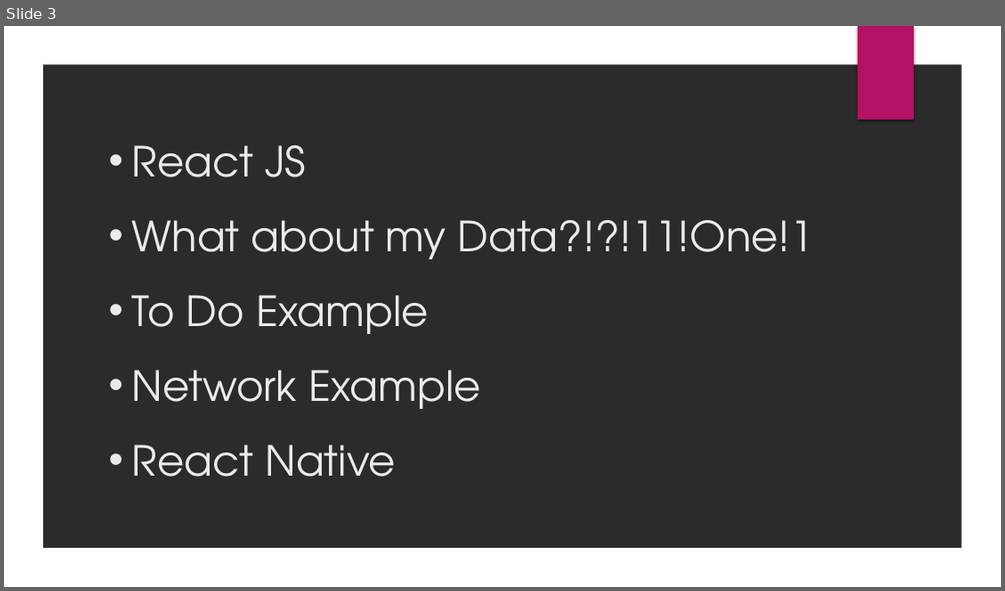
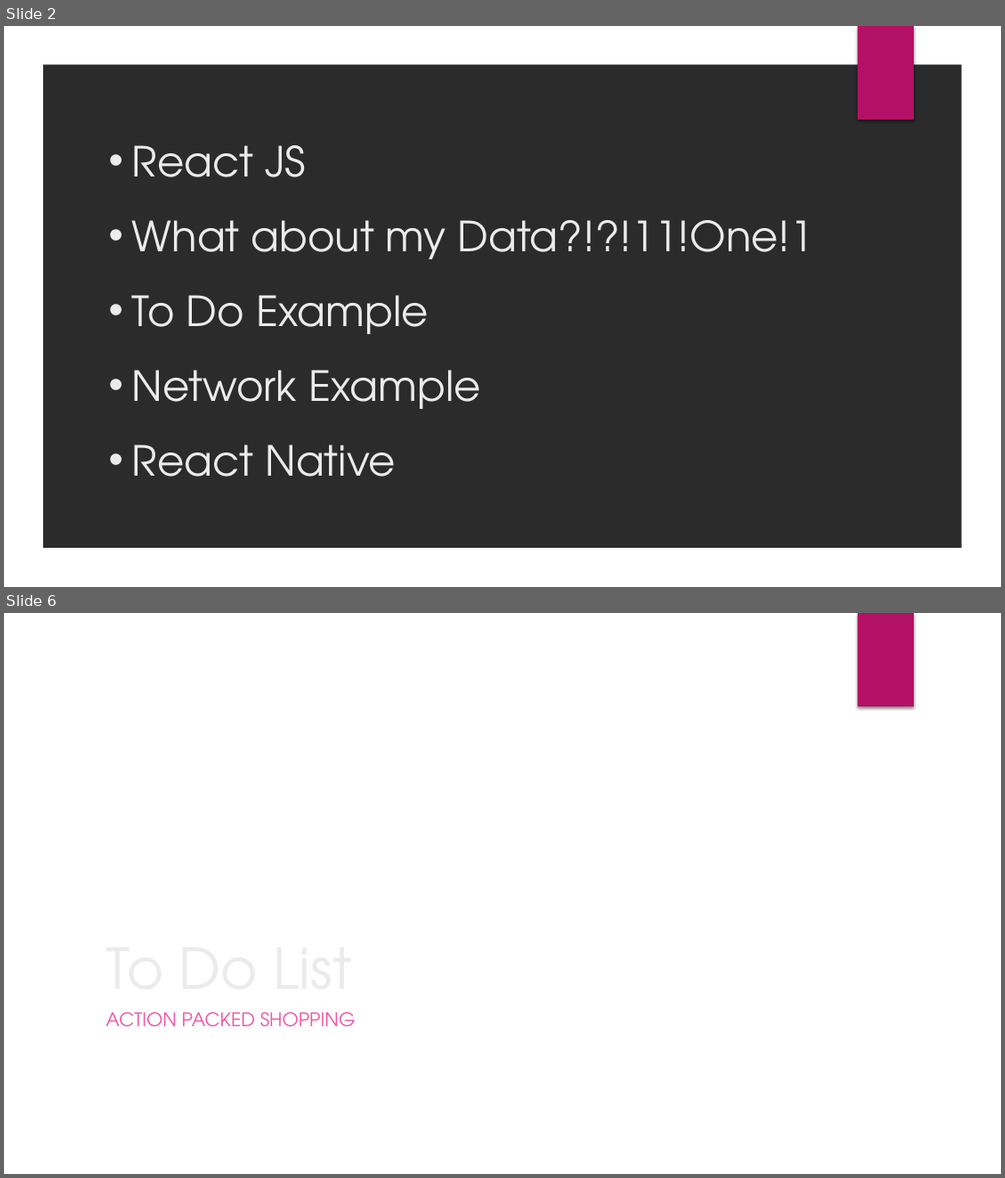
Before and after one commit to adelamodwala/reactDemo, a slide deck: presentation.pptx. Shown one above the other, each under a label of ours: slide 3 before the commit, slides 2 and 6 after it; the slides between them are not shown. The pictures are 1005x591 and 1005x1178 pixels, drawn with LibreOffice and Linux fonts; fonts in the diff are those of the drawing; background and template pictures are left out; a plain dark background stands for a picture behind light text. Boxes give left, top, right and bottom in pixels: in the first picture for what was removed or moved away, otherwise in the second. Text is boxed around its words. In the diff, an @@ line names an element or a change of style, - is before the commit and + after.

Commit message:
Update presentation, fix title

```diff
--- a/presentation.pptx
+++ b/presentation.pptx
@@ slide 6 added at box(4, 613, 1001, 1174), background picture (left out); not listed: 1 template element that a slide beside it also shows @@
@@ title added at box(105, 1012, 351, 1014), 54 pt, text #EBEBEB @@
+To Do List
@@ subtitle added at box(105, 1012, 356, 1027), 18 pt, text #EF53A5 @@
+ACTION PACKED SHOPPING
@@ what was slide 3 is now slide 2 @@
```
Also in this commit, not shown: 1 slide changed, 4 other slides added, 2 other files.
